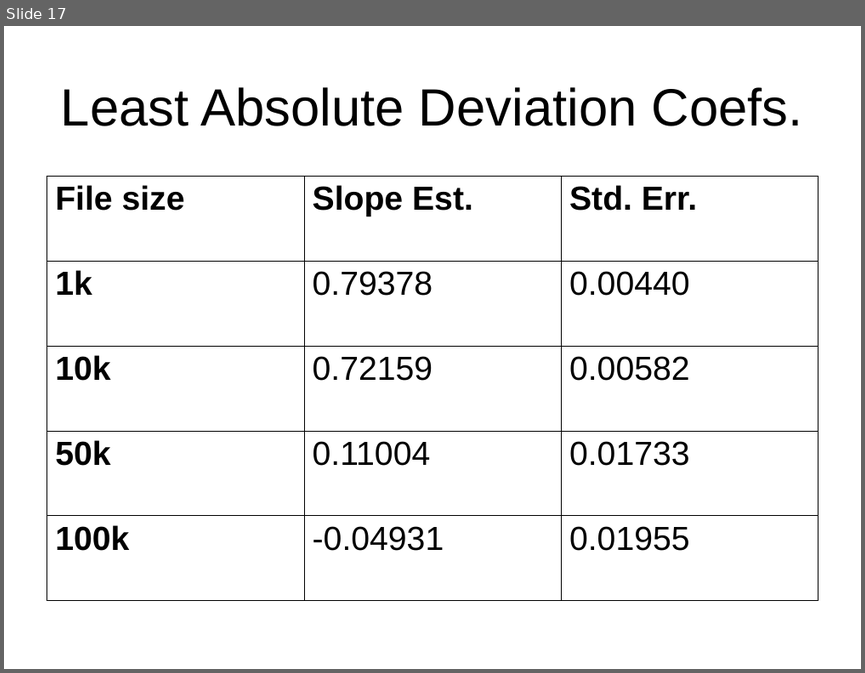
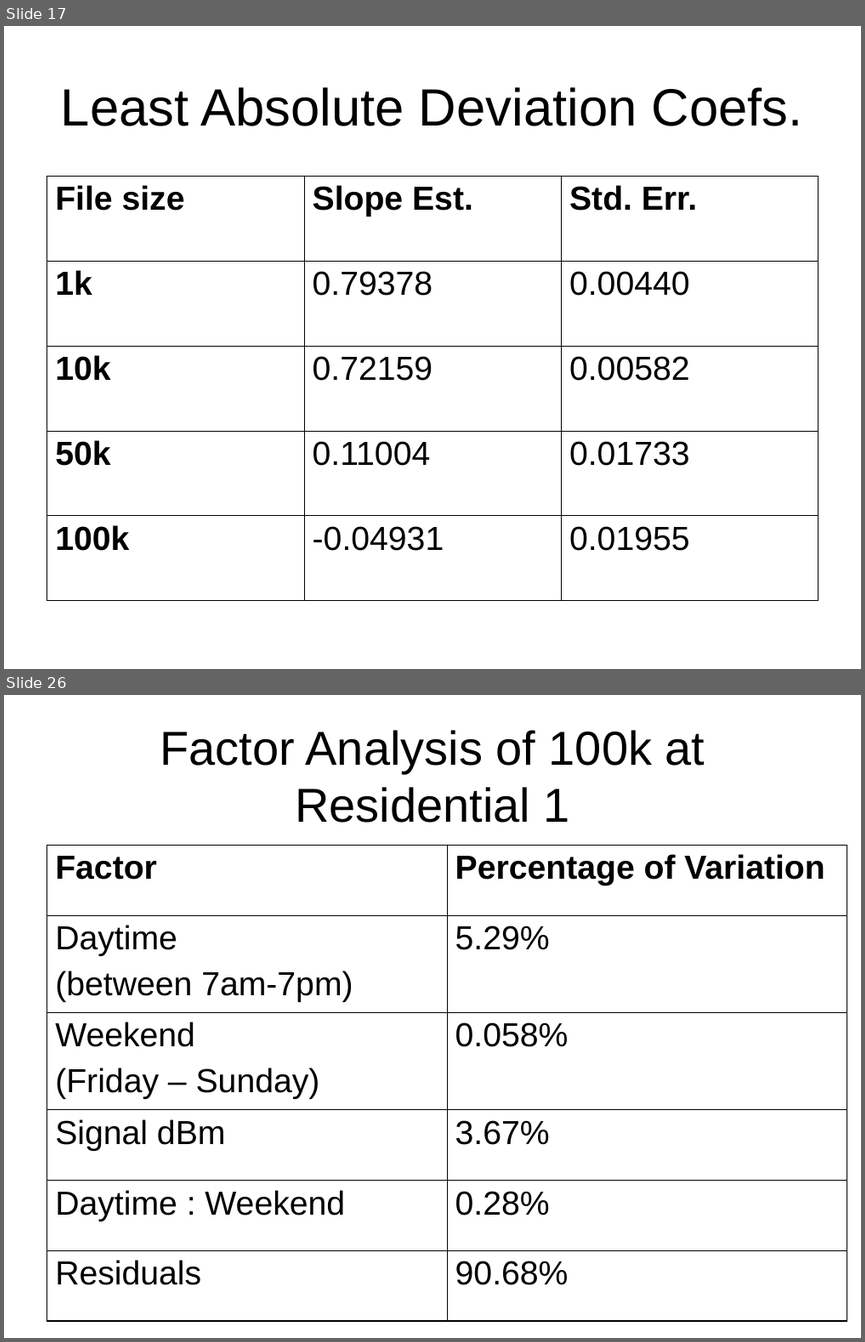
Before and after one commit to nesl/gprstest, a slide deck: presentation/Cingular GPRS Experiments.ppt. Shown one above the other, each under a label of ours: slide 17 before the commit, slides 17 and 26 after it; the slides between them are not shown. The pictures are 865x673 and 865x1342 pixels, drawn with LibreOffice and Linux fonts; fonts in the diff are those of the drawing. Boxes give left, top, right and bottom in pixels: in the first picture for what was removed or moved away, otherwise in the second. Text is boxed around its words. In the diff, an @@ line names an element or a change of style, - is before the commit and + after.

```diff
--- a/presentation/Cingular GPRS Experiments.ppt
+++ b/presentation/Cingular GPRS Experiments.ppt
@@ slide 26 added at box(4, 695, 861, 1338), background #FFFFFF @@
@@ title added at box(160, 730, 705, 823), 40 pt, text #000000 @@
+Factor Analysis of 100k at Residential 1
@@ table added at box(46, 845, 847, 1321), 6 rows, 2 columns @@
+Factor | Percentage of Variation
+Daytime / (between 7am-7pm) | 5.29%
+Weekend / (Friday – Sunday) | 0.058%
+Signal dBm | 3.67%
+Daytime : Weekend | 0.28%
+Residuals | 90.68%
```
Also in this commit, not shown: 4 slides changed, 13 other slides added, 5 slides removed.
